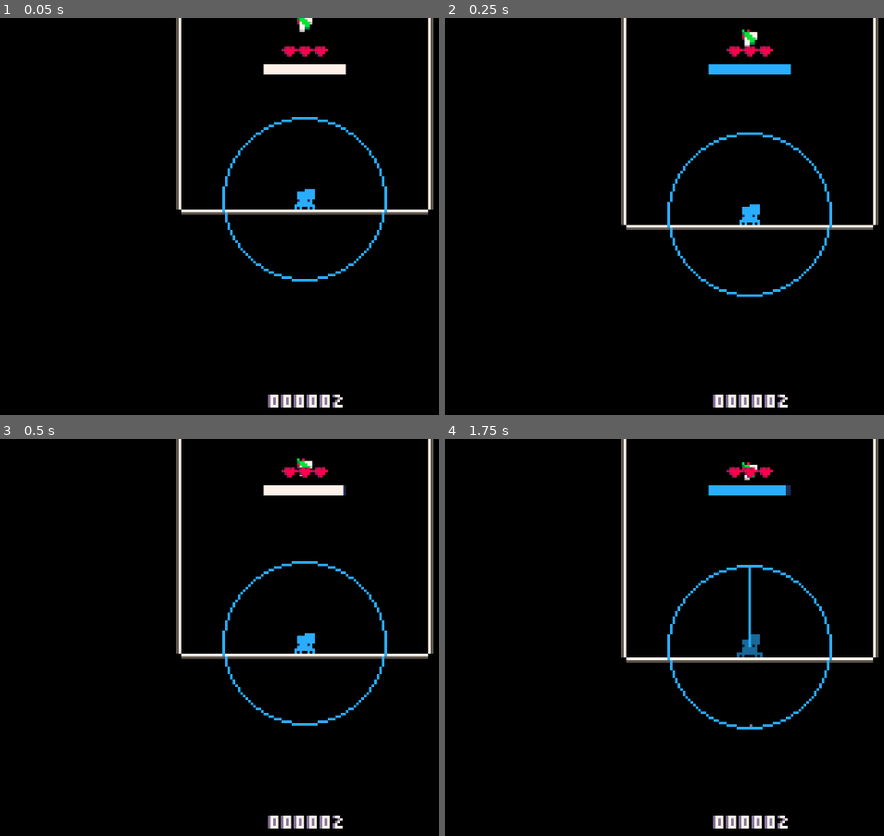
Above: before the commit, frames 1-4 (two rows, left to right).
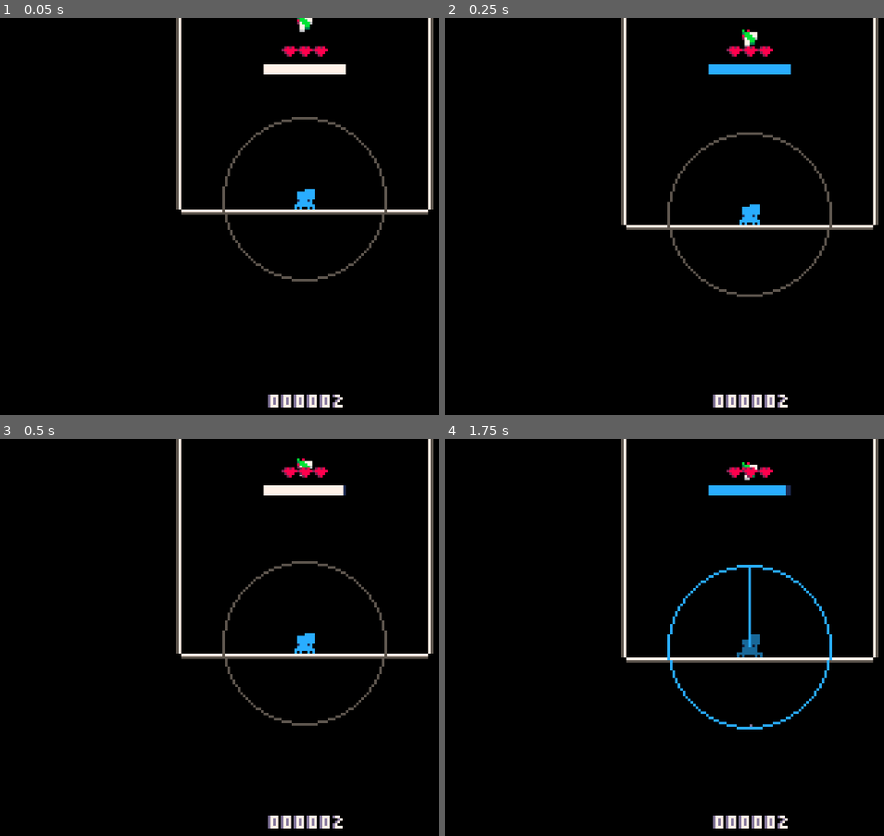
Above: after the commit, the same moments.

Repository: Flamenccio/spider-jump
Game: Godot game, scene res://scenes/game.tscn
Same seed, same stepped clock (60 frames per second), same inputs: the game is played once before the commit and once after it. The engine's default icon, where the game draws it, is replaced by a stand-in: a white triangle on a blue panel in a dark square.
Inputs (mouse positions are in pixels of both pictures, inside the frame that each line leads up to):
- Up to frame 1 (0.05 s): no input
- Up to frame 2 (0.25 s): no input
- Up to frame 3 (0.5 s): no input
- Up to frame 4 (1.75 s): tap Enter at 0.5 s; move the mouse to (outside the picture) at 0.52 s; press the mouse at (outside the picture) at 0.53 s; hold D (move_right) 0.53-1.25 s; release the mouse at (outside the picture) at 1.25 s; drag from (603, 669) to (747, 470) at 1.27 s

The runs differ from the first frame. In frame 1, 0.8% of the frame differs, in the area x 50-89%, y 24-67%; in frame 2, 0.8%, in the area x 50-89%, y 28-71%; in frame 3, 0.8%; in frame 4, nothing differs.

Commit message:
change blinkfly visuals

Diff:
--- a/scenes/game.tscn
+++ b/scenes/game.tscn
@@ -28,6 +28,8 @@
 [ext_resource type="Script" uid="uid://y5qohu2l48v3" path="res://scripts/player_stats_saver.gd" id="22_37s47"]
 [ext_resource type="PackedScene" uid="uid://bbd2meqorrjoe" path="res://scenes/high_score_line.tscn" id="23_bt5mj"]
 [ext_resource type="PackedScene" uid="uid://ba8ck05ta5tce" path="res://scenes/blinkfly.tscn" id="28_sww3w"]
+[ext_resource type="Texture2D" uid="uid://bn75rko42o47k" path="res://sprites/blinkfly_reticle-Sheet.png" id="29_suyxu"]
+[ext_resource type="Script" uid="uid://c10ujhyqm6myp" path="res://scripts/player/blinkfly_reticle.gd" id="30_sgl2t"]
 
 [sub_resource type="RectangleShape2D" id="RectangleShape2D_eow3j"]
 size = Vector2(256, 16)
@@ -56,6 +58,28 @@
 [sub_resource type="AtlasTexture" id="AtlasTexture_1kice"]
 atlas = ExtResource("21_37s47")
 region = Rect2(3, 3, 2, 2)
+
+[sub_resource type="AtlasTexture" id="AtlasTexture_qouja"]
+atlas = ExtResource("29_suyxu")
+region = Rect2(0, 0, 16, 16)
+
+[sub_resource type="AtlasTexture" id="AtlasTexture_wljb1"]
+atlas = ExtResource("29_suyxu")
+region = Rect2(16, 0, 16, 16)
+
+[sub_resource type="SpriteFrames" id="SpriteFrames_v2yb1"]
+animations = [{
+"frames": [{
+"duration": 1.0,
+"texture": SubResource("AtlasTexture_qouja")
+}, {
+"duration": 1.0,
+"texture": SubResource("AtlasTexture_wljb1")
+}],
+"loop": true,
+"name": &"default",
+"speed": 12.0
+}]
 
 [node name="Game" type="Node2D" node_paths=PackedStringArray("_player")]
 script = ExtResource("1_264po")
@@ -179,6 +203,12 @@
 
 [node name="Blinkfly" parent="." instance=ExtResource("28_sww3w")]
 position = Vector2(0, -80)
+
+[node name="BlinkflyReticle" type="AnimatedSprite2D" parent="."]
+sprite_frames = SubResource("SpriteFrames_v2yb1")
+autoplay = "default"
+frame_progress = 0.442083
+script = ExtResource("30_sgl2t")
 
 [connection signal="on_game_over" from="." to="UI/DeathScreen" method="show" flags=3]
 [connection signal="on_game_over" from="." to="PlayerStatsSaver" method="_on_game_end"]
--- a/scenes/player.tscn
+++ b/scenes/player.tscn
@@ -364,14 +364,14 @@
 atlas = ExtResource("12_holxr")
 region = Rect2(0, 0, 16, 16)
 
-[sub_resource type="AtlasTexture" id="AtlasTexture_nubpm"]
+[sub_resource type="AtlasTexture" id="AtlasTexture_51ujp"]
+atlas = ExtResource("12_holxr")
+region = Rect2(32, 16, 16, 16)
+
+[sub_resource type="AtlasTexture" id="AtlasTexture_tk41t"]
 atlas = ExtResource("12_holxr")
 region = Rect2(16, 16, 16, 16)
 
-[sub_resource type="AtlasTexture" id="AtlasTexture_ua5cf"]
-atlas = ExtResource("12_holxr")
-region = Rect2(0, 16, 16, 16)
-
 [sub_resource type="SpriteFrames" id="SpriteFrames_g5jhy"]
 animations = [{
 "frames": [{
@@ -400,14 +400,14 @@
 }, {
 "frames": [{
 "duration": 1.0,
-"texture": SubResource("AtlasTexture_nubpm")
-}, {
-"duration": 1.0,
-"texture": SubResource("AtlasTexture_ua5cf")
-}],
-"loop": true,
+"texture": SubResource("AtlasTexture_51ujp")
+}, {
+"duration": 1.0,
+"texture": SubResource("AtlasTexture_tk41t")
+}],
+"loop": false,
 "name": &"warp",
-"speed": 20.0
+"speed": 24.0
 }]
 
 [sub_resource type="RectangleShape2D" id="RectangleShape2D_31cv2"]
@@ -519,8 +519,7 @@
 
 [node name="Blinkfly" type="AnimatedSprite2D" parent="SpriteTree"]
 sprite_frames = SubResource("SpriteFrames_g5jhy")
-animation = &"warp"
-frame_progress = 0.490504
+animation = &"fall"
 
 [node name="Collider" type="CollisionShape2D" parent="."]
 position = Vector2(0, 1)
--- /dev/null
+++ b/scripts/player/blinkfly_reticle.gd
@@ -0,0 +1,30 @@
+extends AnimatedSprite2D
+
+var _active: bool = false
+
+func _ready() -> void:
+	deactivate_cursor()
+	PlayerEventBus.powerup_started.connect(func(powerup: String):
+		if powerup == 'blinkfly':
+			activate_cursor()
+	)
+	PlayerEventBus.powerup_ended.connect(func(powerup: String):
+		if powerup == 'blinkfly':
+			deactivate_cursor()
+	)
+
+
+func _process(delta: float) -> void:
+	if not _active:
+		return
+	global_position = get_global_mouse_position()
+
+
+func deactivate_cursor() -> void:
+	hide()
+	_active = false
+
+
+func activate_cursor() -> void:
+	show()
+	_active = true
--- a/scripts/player/pull_circle.gd
+++ b/scripts/player/pull_circle.gd
@@ -55,7 +55,12 @@
 func _handle_powerup(powerup: String) -> void:
 	if powerup == 'hoverfly':
 		hover_powerup = true
+	elif powerup == 'blinkfly':
+		hide()
 
 
-func _handle_powerup_end(_powerup: String) -> void:
-	hover_powerup = false
+func _handle_powerup_end(powerup: String) -> void:
+	if powerup == 'hoverfly':
+		hover_powerup = false
+	elif powerup == 'blinkfly':
+		show()
--- a/scripts/player/pull_dragline.gd
+++ b/scripts/player/pull_dragline.gd
@@ -3,6 +3,7 @@
 @export var _fixed_endpoint: Node2D
 var _active = false
 var _current_max_distance: float
+var _blinkfly_hide: bool = false
 
 const START = 0
 const END = 1
@@ -31,6 +32,8 @@
 
 
 func pull_set_active(active: bool) -> void:
+	if _blinkfly_hide:
+		return
 	if active:
 		show()
 	else:
@@ -41,7 +44,14 @@
 func _handle_powerup(powerup: String) -> void:
 	if powerup == 'hoverfly':
 		_current_max_distance = _MAX_HOVER_DISTANCE
+	elif powerup == 'blinkfly':
+		_blinkfly_hide = true
+		hide()
 
 
-func _handle_powerup_end(_powerup: String) -> void:
-	_current_max_distance = _MAX_DISTANCE
+func _handle_powerup_end(powerup: String) -> void:
+	if powerup == 'hoverfly':
+		_current_max_distance = _MAX_DISTANCE
+	elif powerup == 'blinkfly':
+		_blinkfly_hide = false
+		show()
--- a/states/idle.gd
+++ b/states/idle.gd
@@ -22,6 +22,7 @@
 
 
 func enter_state() -> void:
+	_player.velocity = Vector2.ZERO
 	_down_vector = Vector2.from_angle(_player.rotation - (3 * PI / 2.0))
 	set_property('jump', false)
 	_animator.play_branch_animation('idle')
Not shown: 1 places in scenes/game.tscn that only renumber resources
Not shown, added: scripts/player/blinkfly_reticle.gd.uid
Binary file added: sprites/blinkfly_reticle-Sheet.png
Not shown, added: sprites/blinkfly_reticle-Sheet.png.import
Binary file changed: sprites/player_blinkfly.png
